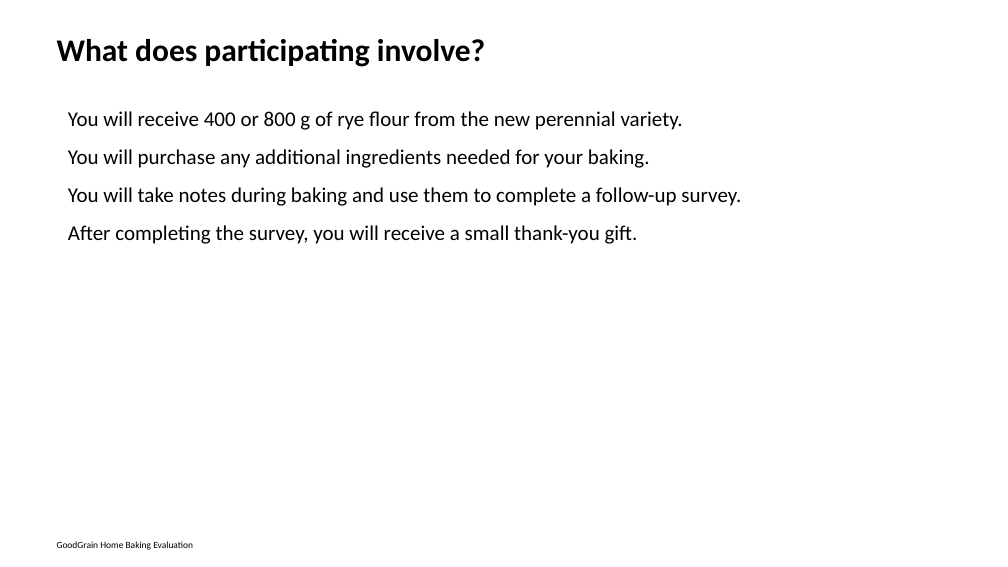
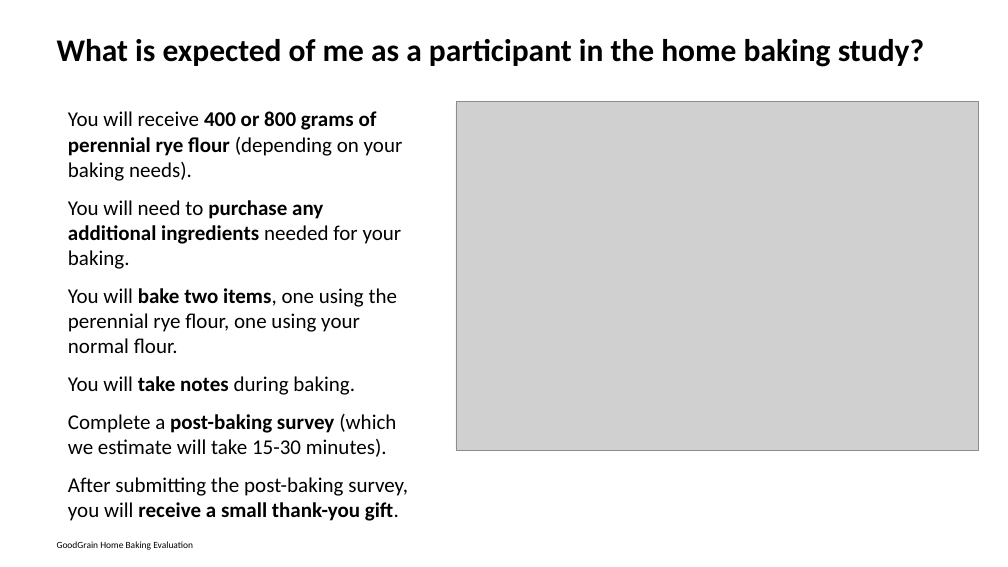
Before and after one commit to vanichols/GoodGrain, a slide deck: slide 9 of documents/informational sheet power point.pptx (slide 7 before the commit). Drawn at 1008x567 pixels with LibreOffice and Linux fonts; fonts in the diff are those of the drawing; grey boxes stand for pictures. Boxes give left, top, right and bottom in pixels: in the first picture for what was removed or moved away, otherwise in the second. Text is boxed around its words. In the diff, an @@ line names an element or a change of style, - is before the commit and + after.

```diff
--- a/documents/informational sheet power point.pptx
+++ b/documents/informational sheet power point.pptx
@@ text at bbox=[57, 39, 924, 67]: text changed @@
-What does participating involve?
+What is expected of me as a participant in the home baking study?
@@ text at bbox=[68, 111, 408, 521]: text changed @@
-You will receive 400 or 800 g of rye flour from the new perennial variety.
-You will purchase any additional ingredients needed for your baking.
-You will take notes during baking and use them to complete a follow-up survey.
-After completing the survey, you will receive a small thank-you gift.
+You will receive 400 or 800 grams of perennial rye flour (depending on your baking needs).
+You will need to purchase any additional ingredients needed for your baking.
+You will bake two items, one using the perennial rye flour, one using your normal flour.
+You will take notes during baking.
+Complete a post-baking survey (which we estimate will take 15-30 minutes).
+After submitting the post-baking survey, you will receive a small thank-you gift.
@@ picture added at bbox=[456, 102, 979, 451] @@
```
Also in this commit, not shown: 13 other slides changed, 2 slides added, 4 other files.
